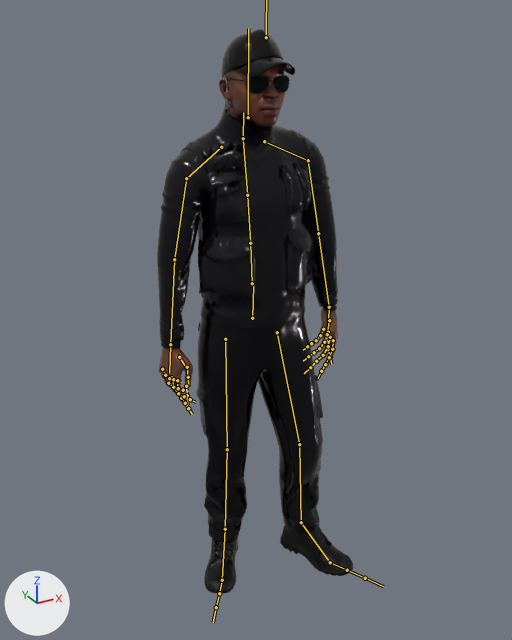
The FBX model models/Guarda/1.fbx: old version first, new version second.
Before and after are seen from a camera (50 mm lens) standing at (-0.964, -1.784, 1.811) and looking at (0.001, -0.029, 0.934). Lighting does not change. The marker at lower left points along +X, +Y and +Z. Both versions are drawn at frame 48 of the action 'Armature.001|Armature|mixamo.com|Layer0'; the numbers are the values there. The bones that bend it are drawn over the model as lines.

Objects in the first picture: 'Ch18.001'.
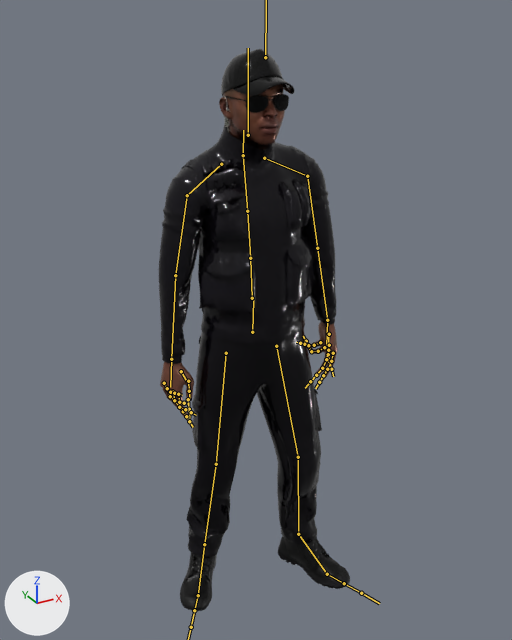
What differs and where, as boxes [x1, y1, x2, y2] in the pictures (512 x 640 px):
'Ch18.001', posed: before [157, 29, 353, 593]; after [159, 49, 350, 611]
bone 'mixamorig:Hips', root to tip: before (252, 318) to (253, 285); after (252, 332) to (253, 299)
bone 'mixamorig:LeftArm', root to tip: before (308, 160) to (318, 233); after (307, 176) to (317, 248)
bone 'mixamorig:LeftForeArm', root to tip: before (318, 233) to (329, 307); after (317, 248) to (327, 320)
bone 'mixamorig:LeftHandIndex1', root to tip: before (333, 340) to (332, 349); after (333, 353) to (331, 361)
bone 'mixamorig:LeftHandRing1', root to tip: before (327, 334) to (324, 342); after (324, 347) to (318, 351)
bone 'mixamorig:LeftHandRing3', root to tip: before (319, 348) to (314, 352); after (311, 351) to (308, 346)
bone 'mixamorig:LeftHandPinky1', root to tip: before (323, 329) to (320, 335); after (320, 342) to (314, 345)
bone 'mixamorig:LeftUpLeg', root to tip: before (277, 332) to (299, 444); after (276, 346) to (298, 457)
bone 'mixamorig:RightUpLeg', root to tip: before (225, 339) to (227, 449); after (226, 353) to (216, 464)

The change, as a list of edits to the scene's bpy script:
```text
Change bone_mixamorig_hips:
    where bone_mixamorig_hips = bpy.data.objects['Armature.001'].pose.bones['mixamorig:Hips']
    bone_mixamorig_hips.location: (-0.2, -0.3, -1.2) -> (-0.2, -5.1, -1.2)
Change bone_mixamorig_leftarm:
    where bone_mixamorig_leftarm = bpy.data.objects['Armature.001'].pose.bones['mixamorig:LeftArm']  # child of 'mixamorig:LeftShoulder'
    bone_mixamorig_leftarm.rotation_quaternion: (0.832, 0.53, 0.148, 0.064) -> (0.828, 0.537, 0.148, 0.063)  # degrees (66, 10, 16) -> degrees (67, 10, 16)
Change bone_mixamorig_leftforearm:
    where bone_mixamorig_leftforearm = bpy.data.objects['Armature.001'].pose.bones['mixamorig:LeftForeArm']  # child of 'mixamorig:LeftArm'
    bone_mixamorig_leftforearm.rotation_quaternion: (0.998, 0.062, -0.001, -0.026) -> (0.994, 0.06, -0.082, -0.031)  # degrees (7, 0, -3) -> degrees (7, -9, -4)
Change bone_mixamorig_lefthandindex1:
    where bone_mixamorig_lefthandindex1 = bpy.data.objects['Armature.001'].pose.bones['mixamorig:LeftHandIndex1']  # child of 'mixamorig:LeftHand'
    bone_mixamorig_lefthandindex1.rotation_quaternion: (0.999, 0.036, 0.002, 0.023) -> (0.997, 0.036, -0.005, -0.062)  # degrees (4, 0, 3) -> degrees (4, 0, -7)
Change bone_mixamorig_lefthandring1:
    where bone_mixamorig_lefthandring1 = bpy.data.objects['Armature.001'].pose.bones['mixamorig:LeftHandRing1']  # child of 'mixamorig:LeftHand'
    bone_mixamorig_lefthandring1.rotation_quaternion: (0.996, 0.084, 0.006, 0.036) -> (0.817, 0.576, 0.023, 0.028)  # degrees (10, 0, 4) -> degrees (70, 0, 4)
Change bone_mixamorig_lefthandring3:
    where bone_mixamorig_lefthandring3 = bpy.data.objects['Armature.001'].pose.bones['mixamorig:LeftHandRing3']  # child of 'mixamorig:LeftHandRing2'
    bone_mixamorig_lefthandring3.rotation_quaternion: (0.955, 0.296, 0.001, -0.014) -> (0.817, 0.574, -0.018, -0.057)  # degrees (34, 1, -2) -> degrees (70, 2, -7)
Change bone_mixamorig_lefthandpinky1:
    where bone_mixamorig_lefthandpinky1 = bpy.data.objects['Armature.001'].pose.bones['mixamorig:LeftHandPinky1']  # child of 'mixamorig:LeftHand'
    bone_mixamorig_lefthandpinky1.rotation_quaternion: (0.99, 0.139, 0.01, 0.023) -> (0.799, 0.601, 0.02, 0.015)  # degrees (16, 1, 3) -> degrees (74, 1, 3)
Change bone_mixamorig_leftupleg:
    where bone_mixamorig_leftupleg = bpy.data.objects['Armature.001'].pose.bones['mixamorig:LeftUpLeg']  # child of 'mixamorig:Hips'
    bone_mixamorig_leftupleg.rotation_quaternion: (0.984, 0.093, -0.146, 0.036) -> (0.985, 0.092, -0.146, 0.03)  # degrees (10, -17, 3) -> degrees (10, -17, 2)
Change bone_mixamorig_rightupleg:
    where bone_mixamorig_rightupleg = bpy.data.objects['Armature.001'].pose.bones['mixamorig:RightUpLeg']  # child of 'mixamorig:Hips'
    bone_mixamorig_rightupleg.rotation_quaternion: (0.994, -0.005, 0.084, 0.074) -> (0.996, -0.001, 0.088, 0.023)  # degrees (0, 10, 9) -> degrees (0, 10, 3)
```
